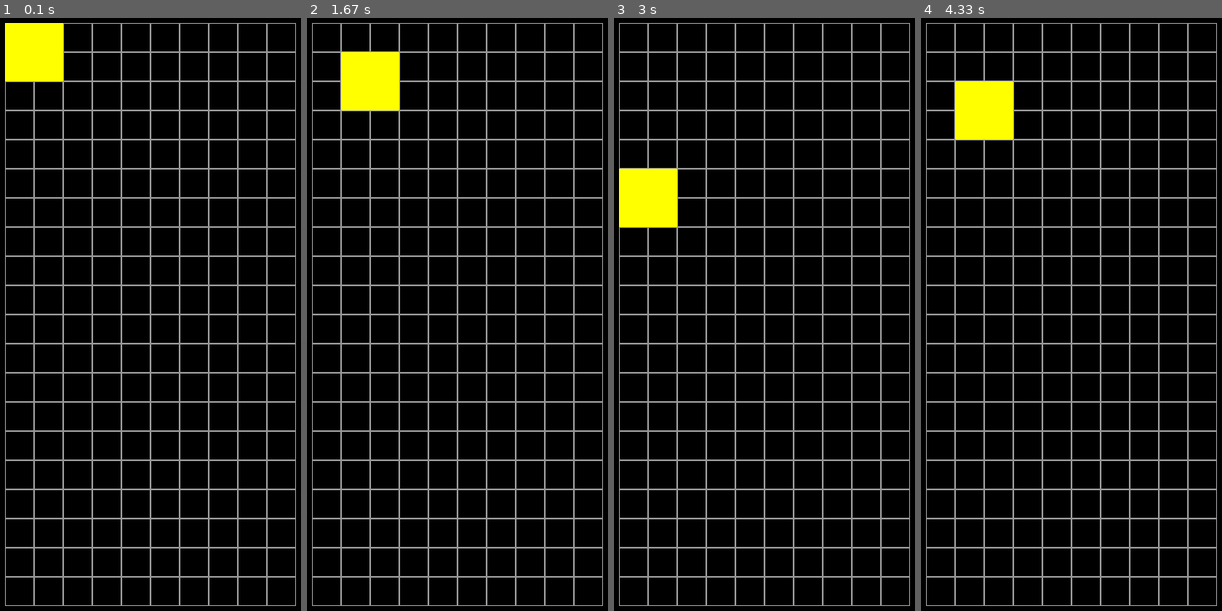
Above: before the commit, frames 1-4 (left to right).
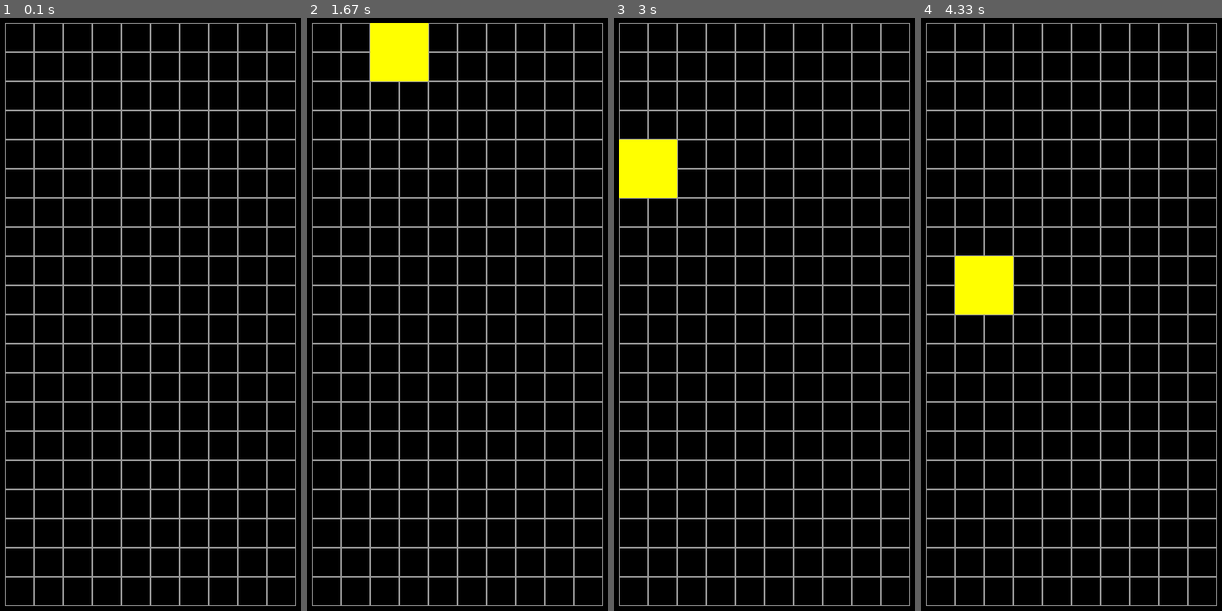
Above: after the commit, the same moments.

Repository: TomerHanochi/Tetris
Game: pygame game, started from main.py
Two runs of this game, one before a commit and one after it. Both use one fixed random seed, a clock stepped at 60 frames per second and the inputs below.
Inputs:
- Up to frame 1 (0.1 s): no input
- Up to frame 2 (1.67 s): tap Z at 0.33 s; hold Right 0.67-1.13 s; hold Up 1.17-1.47 s; hold Right from 1.5 s (still down)
- Up to frame 3 (3 s): release Right at 1.97 s; hold Left 2-2.53 s; hold Down 2.57-2.87 s; hold Left from 2.9 s (still down)
- Up to frame 4 (4.33 s): release Left at 3.3 s; hold Up 3.33-3.7 s; hold Right from 3.73 s (still down)

The runs differ from the first frame. In frame 1, 1.9% of the frame differs, in the area x 1-21%, y 0-11%; in frame 2, 2.9%; in frame 3, 1.9%; in frame 4, 3.8%, in the area x 11-31%, y 10-50%.

Commit message:
Fixed rotation bug

Diff:
--- a/tetris/components/tetromino.py
+++ b/tetris/components/tetromino.py
@@ -10,9 +10,9 @@
     ],
     'I': [
         [(0, 1), (1, 1), (2, 1), (3, 1)],
+        [(1, 0), (1, 1), (1, 2), (1, 3)],
+        [(0, 2), (1, 2), (2, 2), (3, 2)],
         [(2, 0), (2, 1), (2, 2), (2, 3)],
-        [(0, 2), (1, 2), (2, 2), (3, 2)],
-        [(1, 0), (1, 1), (1, 2), (1, 3)],
     ],
     'T': [
         [(1, 0), (0, 1), (1, 1), (2, 1)],
@@ -22,7 +22,7 @@
     ],
     'S': [
         [(1, 0), (2, 0), (0, 1), (1, 1)],
-        [(0, 1), (1, 1), (2, 1), (2, 2)],
+        [(1, 0), (1, 1), (2, 1), (2, 2)],
         [(1, 1), (2, 1), (0, 2), (1, 2)],
         [(0, 0), (0, 1), (1, 1), (1, 2)],
     ],
@@ -40,7 +40,7 @@
     ],
     'J': [
         [(0, 1), (1, 1), (2, 1), (2, 0)],
-        [(1, 0), (1, 1), (1, 2), (0, 2)],
+        [(1, 0), (1, 1), (1, 2), (2, 2)],
         [(0, 1), (1, 1), (2, 1), (0, 2)],
         [(1, 0), (1, 1), (1, 2), (0, 0)],
     ],
@@ -52,36 +52,37 @@
         self.__color = getattr(Colors, name)
         self.__rotations = ROTATIONS[name]
         self.__rotation = 0
-        offset = 0  # TODO change starting location of tetrominoes
+        # TODO change starting location of tetrominoes
+        self.__x = 0
+        self.__y = -4
         self.blocks = [
-            Block(i, j, self.__color) for (i, j) in self.rotation
+            Block(self.__x + i, self.__y + j, self.__color) for (i, j) in self.rotation
         ]
 
     def rotate_right(self) -> None:
         """Rotates the piece right, if rotation is illegal rotates it back"""
         self.__rotation = (self.__rotation + 1) % len(self.__rotations)
+        for block, (i, j) in zip(self.blocks, self.rotation):
+            block.i = self.__x + i
+            block.j = self.__y + j
         if self.leftest < 0 or self.rightest >= Consts.GRID_WIDTH:
             self.rotate_left()
-        else:
-            for block, (i, j) in zip(self.blocks, self.rotation):
-                block.i = i
-                block.j = j
 
     def rotate_left(self) -> None:
         """Rotates the piece left, if rotation is illegal rotates it back"""
         self.__rotation = (self.__rotation - 1) % len(self.__rotations)
+        for block, (i, j) in zip(self.blocks, self.rotation):
+            block.i = self.__x + i
+            block.j = self.__y + j
         if self.leftest < 0 or self.rightest >= Consts.GRID_WIDTH:
             self.rotate_right()
-        else:
-            for block, (i, j) in zip(self.blocks, self.rotation):
-                block.i = i
-                block.j = j
 
     def can_move_right(self, blocks) -> bool:
         return (self.rightest < Consts.GRID_WIDTH - 1 and
                 all(not block.collide_right(other) for other in blocks for block in self.blocks))
 
     def move_right(self) -> None:
+        self.__x += 1
         for block in self.blocks:
             block.move_right()
 
@@ -90,6 +91,7 @@
                 all(not block.collide_left(other) for other in blocks for block in self.blocks))
 
     def move_left(self) -> None:
+        self.__x -= 1
         for block in self.blocks:
             block.move_left()
 
@@ -98,6 +100,7 @@
                 all(not block.collide_down(other) for other in blocks for block in self.blocks))
 
     def move_down(self, speed) -> None:
+        self.__y += speed
         for block in self.blocks:
             block.move_down(speed)
 
